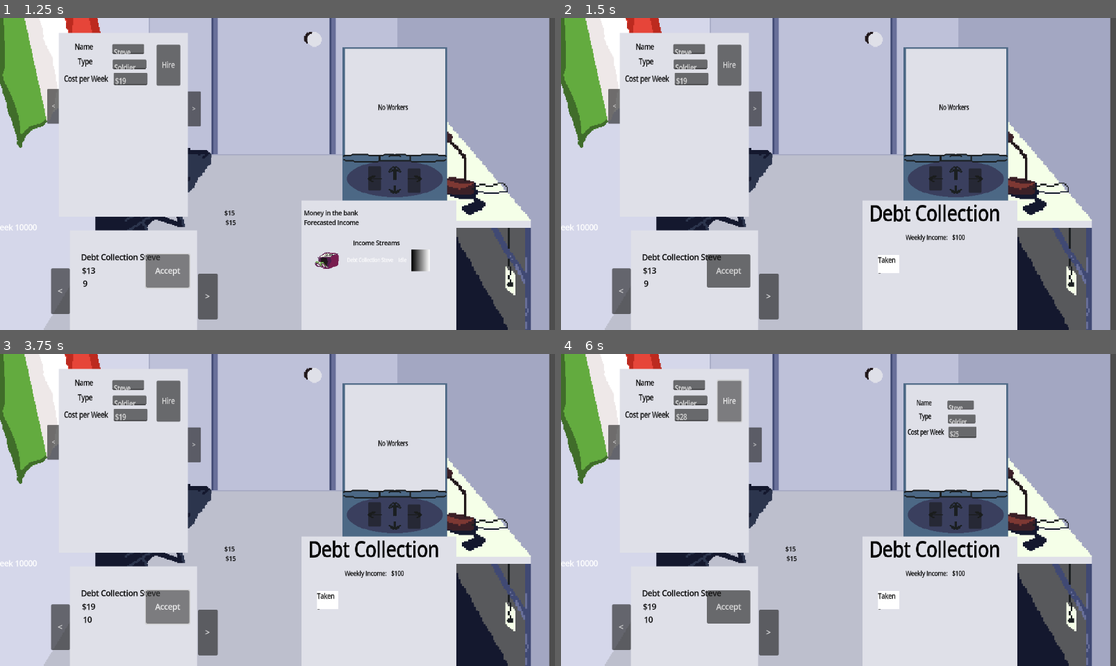
Above: before the commit, frames 1-4 (two rows, left to right).
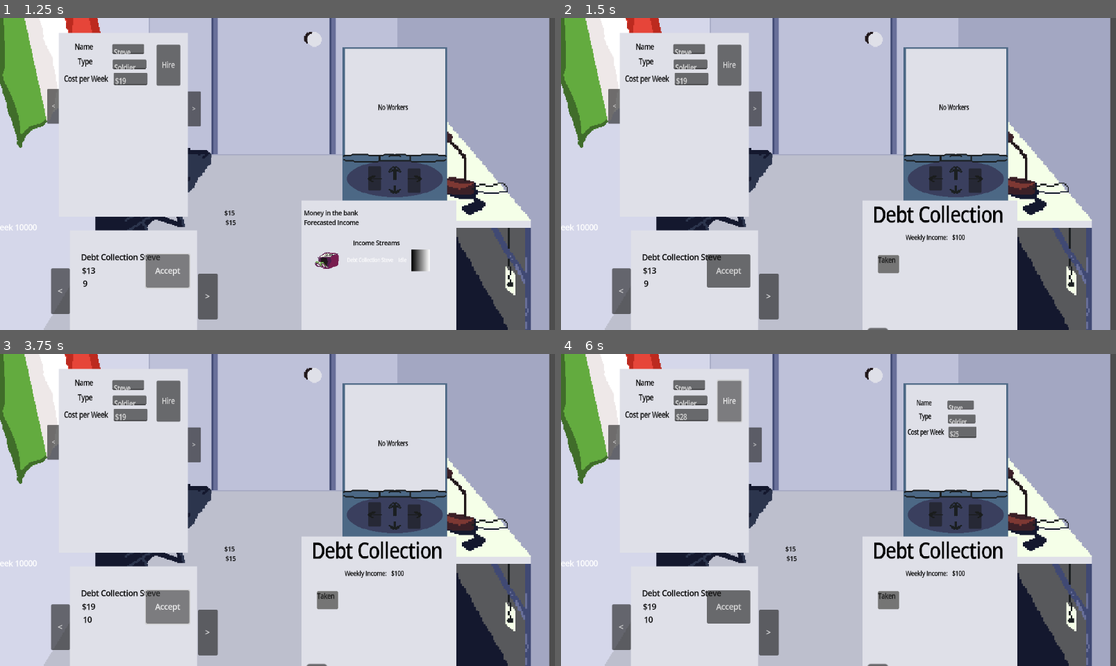
Above: after the commit, the same moments.

Repository: deruitda/ludum-dare-58
Game: Godot game, scene res://main.tscn
Same seed, same stepped clock (60 frames per second), same inputs: the game is played once before the commit and once after it.
Inputs (mouse positions are in pixels of both pictures, inside the frame that each line leads up to):
- Up to frame 1 (1.25 s): click "Accept" at 0.5 s
- Up to frame 2 (1.5 s): click (982, 261) at 1.25 s
- Up to frame 3 (3.75 s): click (321, 600) at 2.02 s; click (327, 600) at 2.77 s; click "Accept" at 3.5 s
- Up to frame 4 (6 s): click "<" at 4.25 s; click ">" at 5 s; click "Hire" at 5.75 s

Frame 1 is identical in both runs. In frame 2, 1.1% of the frame differs, in the area x 55-80%, y 59-100%; in frame 3, 1.1%; in frame 4, 1.1%.

Commit message:
adding capacity to guys

Diff:
--- a/desk/active_income_stream_binder.gd
+++ b/desk/active_income_stream_binder.gd
@@ -4,11 +4,18 @@
 @onready var active_income_streams_manager: ActiveIncomeStreamsManager
 @export var income_stream_overview: IncomeStreamOverview
 @export var income_stream_detail: IncomeStreamDetail
+@export var income_capacity_view: IncomeCapacityView
+
+@onready var worker_manager: WorkerManager
 
 func set_active_income_stream_manager(stream_manager: ActiveIncomeStreamsManager) -> void:
 	active_income_streams_manager = stream_manager
 	active_income_streams_manager.active_income_stream_added.connect(_on_income_stream_added)
 	set_items()
+
+func set_worker_manager(new_worker_manager: WorkerManager):
+	worker_manager = new_worker_manager
+	income_capacity_view.set_worker_manager(worker_manager)
 
 
 func _on_income_stream_added(income_stream: IncomeStream) -> void:
@@ -27,9 +34,24 @@
 func set_income_stream_view() -> void:
 	income_stream_overview.set_income_streams(active_income_streams_manager.get_income_streams())
 
-
-
 func _on_income_stream_overview_on_detail_button_press(income_stream: IncomeStream) -> void:
 	income_stream_detail.set_income_stream(income_stream)
 	income_stream_overview.visible = false
 	income_stream_detail.visible = true
+
+
+func _on_income_stream_detail_capacity_button_pressed(capacity: Capacity) -> void:
+	income_capacity_view.set_income_stream_and_capacity(income_stream_detail.income_stream, capacity)
+	income_capacity_view.visible = true
+	pass # Replace with function body.
+
+
+func _on_income_capacity_view_worker_selected() -> void:
+	income_stream_detail.refresh_capacity_state()
+	income_capacity_view.visible = false
+	pass # Replace with function body.
+
+
+func _on_income_stream_detail_back_button_pressed() -> void:
+	income_stream_detail.visible = false
+	income_stream_overview.visible = true
--- a/desk/active_income_stream_binder.tscn
+++ b/desk/active_income_stream_binder.tscn
@@ -1,16 +1,18 @@
-[gd_scene load_steps=6 format=3 uid="uid://doxyjb1hpinnl"]
+[gd_scene load_steps=7 format=3 uid="uid://doxyjb1hpinnl"]
 
 [ext_resource type="Script" uid="uid://dnitr14mmxi23" path="res://desk/active_income_stream_binder.gd" id="1_2j2su"]
 [ext_resource type="PackedScene" uid="uid://bq8o5jne4yws1" path="res://utilities/paginator.tscn" id="3_honsa"]
 [ext_resource type="PackedScene" uid="uid://dx4fh10vgnuhk" path="res://scenes/binder/income-stream-overview.tscn" id="4_8n841"]
 [ext_resource type="LabelSettings" uid="uid://djkpwc0lasqli" path="res://desk/Resumes/resume_label.tres" id="4_ggwav"]
 [ext_resource type="PackedScene" uid="uid://og67qjuev08k" path="res://scenes/binder/income-stream-detail.tscn" id="5_m6nng"]
+[ext_resource type="PackedScene" uid="uid://dacd0r2wjul6f" path="res://desk/income_capacity_view.tscn" id="6_3mej1"]
 
-[node name="ActiveIncomeStreamBinder" type="Node2D" node_paths=PackedStringArray("no_jobs_available_control", "income_stream_overview", "income_stream_detail")]
+[node name="ActiveIncomeStreamBinder" type="Node2D" node_paths=PackedStringArray("no_jobs_available_control", "income_stream_overview", "income_stream_detail", "income_capacity_view")]
 script = ExtResource("1_2j2su")
 no_jobs_available_control = NodePath("NoPotentialJobsControl")
 income_stream_overview = NodePath("IncomeStreamOverview")
 income_stream_detail = NodePath("IncomeStreamDetail")
+income_capacity_view = NodePath("IncomeCapacityView")
 
 [node name="Paginator" parent="." instance=ExtResource("3_honsa")]
 
@@ -37,4 +39,10 @@
 [node name="IncomeStreamDetail" parent="." instance=ExtResource("5_m6nng")]
 visible = false
 
+[node name="IncomeCapacityView" parent="." instance=ExtResource("6_3mej1")]
+visible = false
+
 [connection signal="on_detail_button_press" from="IncomeStreamOverview" to="." method="_on_income_stream_overview_on_detail_button_press"]
+[connection signal="back_button_pressed" from="IncomeStreamDetail" to="." method="_on_income_stream_detail_back_button_pressed"]
+[connection signal="capacity_button_pressed" from="IncomeStreamDetail" to="." method="_on_income_stream_detail_capacity_button_pressed"]
+[connection signal="worker_selected" from="IncomeCapacityView" to="." method="_on_income_capacity_view_worker_selected"]
--- /dev/null
+++ b/desk/income_capacity_view.gd
@@ -0,0 +1,29 @@
+extends Control
+class_name IncomeCapacityView
+
+signal worker_selected
+
+@export var worker_overview_grid: WorkerOverviewGrid
+
+@onready var income_stream: IncomeStream
+@onready var capacity: Capacity
+@onready var worker_manager: WorkerManager
+
+
+func set_worker_manager(new_worker_manager: WorkerManager):
+	worker_manager = new_worker_manager
+
+func set_income_stream_and_capacity(new_income_stream: IncomeStream, new_capacity: Capacity) -> void:
+	income_stream = new_income_stream
+	capacity = new_capacity
+	set_worker_overview_grid()
+
+func set_worker_overview_grid() -> void:
+	worker_overview_grid.reset()
+	for worker in worker_manager.get_workers():
+		worker_overview_grid.add_row(worker)
+
+
+func _on_worker_overview_grid_on_details_button_pressed(worker: Worker) -> void:
+	capacity.set_worker(worker)
+	worker_selected.emit()
--- /dev/null
+++ b/desk/income_capacity_view.tscn
@@ -0,0 +1,39 @@
+[gd_scene load_steps=6 format=3 uid="uid://dacd0r2wjul6f"]
+
+[ext_resource type="Script" uid="uid://bm1g6075v6lya" path="res://desk/income_capacity_view.gd" id="1_bdfr5"]
+[ext_resource type="PackedScene" uid="uid://ctp3y23im581d" path="res://scenes/grids/workers/worker_overview_grid.tscn" id="2_jdlh2"]
+[ext_resource type="Texture2D" uid="uid://d355ftby527bc" path="res://assets/proto/paper.png" id="2_ncn1p"]
+
+[sub_resource type="AtlasTexture" id="AtlasTexture_x8ktw"]
+atlas = ExtResource("2_ncn1p")
+region = Rect2(0, 0, 264, 277)
+
+[sub_resource type="SpriteFrames" id="SpriteFrames_ycaq0"]
+animations = [{
+"frames": [{
+"duration": 1.0,
+"texture": SubResource("AtlasTexture_x8ktw")
+}],
+"loop": true,
+"name": &"default",
+"speed": 5.0
+}]
+
+[node name="IncomeCapacityView" type="Control" node_paths=PackedStringArray("worker_overview_grid")]
+layout_mode = 3
+anchors_preset = 0
+offset_right = 294.0
+offset_bottom = 350.0
+script = ExtResource("1_bdfr5")
+worker_overview_grid = NodePath("WorkerOverviewGrid")
+
+[node name="AnimatedSprite2D" type="AnimatedSprite2D" parent="."]
+position = Vector2(164, 185)
+scale = Vector2(1.2424242, 1.3357401)
+sprite_frames = SubResource("SpriteFrames_ycaq0")
+
+[node name="WorkerOverviewGrid" parent="." instance=ExtResource("2_jdlh2")]
+layout_mode = 0
+offset_right = 288.0
+
+[connection signal="on_details_button_pressed" from="WorkerOverviewGrid" to="." method="_on_worker_overview_grid_on_details_button_pressed"]
--- a/desk/room.gd
+++ b/desk/room.gd
@@ -19,6 +19,7 @@
 	phone.set_worker_manager(worker_manager)
 	potential_income_stream_binder.set_potential_income_stream_manager(potential_income_streams_manager)
 	active_income_stream_binder.set_active_income_stream_manager(active_income_streams_manager)
+	active_income_stream_binder.set_worker_manager(worker_manager)
 
 func _on_progress_button_click() -> void:
 	progress_button_click.emit()
--- a/entities/IncomeStreams/capacity.gd
+++ b/entities/IncomeStreams/capacity.gd
@@ -3,7 +3,6 @@
 
 @onready var current_worker = Worker
 @onready var is_taken: bool = false
-
 func set_worker(worker: Worker) -> void:
 	current_worker = worker
 	is_taken = true
--- a/scenes/binder/income-stream-detail.tscn
+++ b/scenes/binder/income-stream-detail.tscn
@@ -35,16 +35,16 @@
 [node name="VBoxContainer" type="Control" parent="."]
 anchors_preset = 0
 offset_left = 0.21499395
-offset_right = 132.22128
-offset_bottom = 138.4561
+offset_right = 139.53831
+offset_bottom = 129.37003
 scale = Vector2(0.9433105, 1.0702332)
 
 [node name="IncomeNameLabel" type="Label" parent="VBoxContainer"]
 layout_mode = 0
-offset_left = 6.0
-offset_top = -1.0
-offset_right = 125.0
-offset_bottom = 21.333334
+offset_left = 8.878202
+offset_top = 0.20088513
+offset_right = 127.878204
+offset_bottom = 22.53422
 size_flags_horizontal = 4
 theme_override_font_sizes/font_size = 6
 text = "Debt Collection"
@@ -82,3 +82,14 @@
 offset_right = 146.3586
 offset_bottom = 91.98499
 scale = Vector2(0.33333334, 0.35050365)
+
+[node name="BackButton" type="Button" parent="."]
+layout_mode = 0
+offset_left = 3.865453
+offset_top = 104.917046
+offset_right = 15.6765585
+offset_bottom = 119.10664
+text = "<"
+
+[connection signal="capacity_button_pressed" from="VBoxContainer/CapacityRow" to="." method="_on_capacity_row_capacity_button_pressed"]
+[connection signal="button_up" from="BackButton" to="." method="_on_back_button_button_up"]
--- a/scenes/binder/income_stream_detail.gd
+++ b/scenes/binder/income_stream_detail.gd
@@ -1,7 +1,22 @@
 extends Control
 class_name IncomeStreamDetail
 
+@onready var income_stream: IncomeStream
 @export var capacity_row: CapacityRow
 
-func set_income_stream(income_stream: IncomeStream) -> void:
-	capacity_row.set_income_stream(income_stream)
+signal capacity_button_pressed(capacity: Capacity)
+signal back_button_pressed()
+
+func set_income_stream(new_income_stream: IncomeStream) -> void:
+	income_stream = new_income_stream
+	capacity_row.set_income_stream(new_income_stream)
+
+func refresh_capacity_state() -> void:
+	capacity_row.refresh_capacity_state()
+
+func _on_capacity_row_capacity_button_pressed(capacity: Capacity) -> void:
+	capacity_button_pressed.emit(capacity)
+
+
+func _on_back_button_button_up() -> void:
+	back_button_pressed.emit()
--- a/scenes/grids/workers/worker_data_row.gd
+++ b/scenes/grids/workers/worker_data_row.gd
@@ -1,5 +1,7 @@
 extends HBoxContainer
 class_name WorkerDataRow
+
+signal on_details_button_pressed(worker: Worker)
 
 var worker: Worker
 @onready var name_label: Label = $NameLabel
@@ -10,3 +12,8 @@
 
 func set_worker(worker: Worker):
 	self.worker = worker
+
+
+
+func _on_details_button_button_up() -> void:
+	on_details_button_pressed.emit(worker)
--- a/scenes/grids/workers/worker_data_row.tscn
+++ b/scenes/grids/workers/worker_data_row.tscn
@@ -62,3 +62,5 @@
 texture_normal = SubResource("GradientTexture2D_0n6gc")
 texture_pressed = SubResource("GradientTexture2D_8pqwb")
 stretch_mode = 0
+
+[connection signal="button_up" from="DetailsButton" to="." method="_on_details_button_button_up"]
--- a/scenes/grids/workers/worker_overview_grid.gd
+++ b/scenes/grids/workers/worker_overview_grid.gd
@@ -1,10 +1,20 @@
 extends ScrollContainer
+class_name WorkerOverviewGrid
 @onready var workers_v_box: VBoxContainer = $WorkersVBox
 const WORKER_DATA_ROW = preload("uid://bt6ns88810b87")
 
+signal on_details_button_pressed(worker: Worker)
 
 func add_row(worker: Worker) -> void:
-	var data_row = WORKER_DATA_ROW.instantiate()
+	var data_row = WORKER_DATA_ROW.instantiate() as WorkerDataRow
 	data_row.set_worker(worker)
 
 	workers_v_box.add_child(data_row)
+	data_row.on_details_button_pressed.connect(_on_details_button_pressed)
+
+func reset() -> void:
+	for data_row in workers_v_box.get_children():
+		data_row.queue_free()
+
+func _on_details_button_pressed(worker: Worker) -> void:
+	on_details_button_pressed.emit(worker)
--- a/scenes/grids/workers/worker_overview_grid.tscn
+++ b/scenes/grids/workers/worker_overview_grid.tscn
@@ -2,7 +2,7 @@
 
 [ext_resource type="Script" uid="uid://cqs2gejix7wx2" path="res://scenes/grids/workers/worker_overview_grid.gd" id="1_gc22b"]
 
-[node name="ScrollContainer" type="ScrollContainer"]
+[node name="WorkerOverviewGrid" type="ScrollContainer"]
 offset_right = 352.0
 offset_bottom = 320.0
 script = ExtResource("1_gc22b")
--- a/ui/capacity_button.gd
+++ b/ui/capacity_button.gd
@@ -1,7 +1,14 @@
-extends Button
+extends Control
 class_name CapacityButton
-@onready var taken_label: Label = $ColorRect/TakenLabel
-@onready var not_taken_label: Label = $ColorRect/NotTakenLabel
+@onready var capacity: Capacity
+@onready var taken_label: Label = $TakenLabel
+@onready var not_taken_label: Label = $NotTakenLabel
+
+signal on_capacity_button_press(capacity: Capacity)
+
+func set_capacity(new_capacity: Capacity) -> void:
+	capacity = new_capacity
+	set_is_taken(capacity.is_taken)
 
 func set_is_taken(is_taken: bool):
 	if is_taken:
@@ -10,3 +17,8 @@
 	else:
 		taken_label.visible = false
 		not_taken_label.visible = true
+
+
+func _on_button_up() -> void:
+	print("capacity button")
+	on_capacity_button_press.emit(capacity)
--- a/ui/capacity_button.tscn
+++ b/ui/capacity_button.tscn
@@ -3,7 +3,11 @@
 [ext_resource type="Script" uid="uid://ds1txkdiragd7" path="res://ui/capacity_button.gd" id="1_71tks"]
 [ext_resource type="LabelSettings" uid="uid://djkpwc0lasqli" path="res://desk/Resumes/resume_label.tres" id="2_q7ojw"]
 
-[node name="CapacityButton" type="Button"]
+[node name="CapacityButton" type="Control"]
+layout_mode = 3
+anchors_preset = 0
+offset_right = 8.0
+offset_bottom = 8.0
 script = ExtResource("1_71tks")
 
 [node name="ColorRect" type="ColorRect" parent="."]
@@ -12,17 +16,24 @@
 offset_bottom = 40.0
 scale = Vector2(1.0014733, 0.9981443)
 
-[node name="TakenLabel" type="Label" parent="ColorRect"]
+[node name="TakenLabel" type="Label" parent="."]
 layout_mode = 0
-offset_right = 40.0
+offset_right = 47.0
 offset_bottom = 23.0
 text = "Taken"
 label_settings = ExtResource("2_q7ojw")
 
-[node name="NotTakenLabel" type="Label" parent="ColorRect"]
+[node name="NotTakenLabel" type="Label" parent="."]
 visible = false
 layout_mode = 0
 offset_right = 40.0
 offset_bottom = 23.0
 text = "Not"
 label_settings = ExtResource("2_q7ojw")
+
+[node name="Button" type="Button" parent="."]
+layout_mode = 0
+offset_right = 57.0
+offset_bottom = 40.0
+
+[connection signal="button_up" from="Button" to="." method="_on_button_up"]
--- a/ui/capacity_row.tscn
+++ b/ui/capacity_row.tscn
@@ -13,7 +13,6 @@
 
 [node name="CapacityButton" parent="." instance=ExtResource("2_jisyx")]
 layout_mode = 0
-offset_right = 8.0
 offset_bottom = 41.0
 
 [node name="CapacityButton2" parent="." instance=ExtResource("2_jisyx")]
Not shown, added: desk/income_capacity_view.gd.uid
